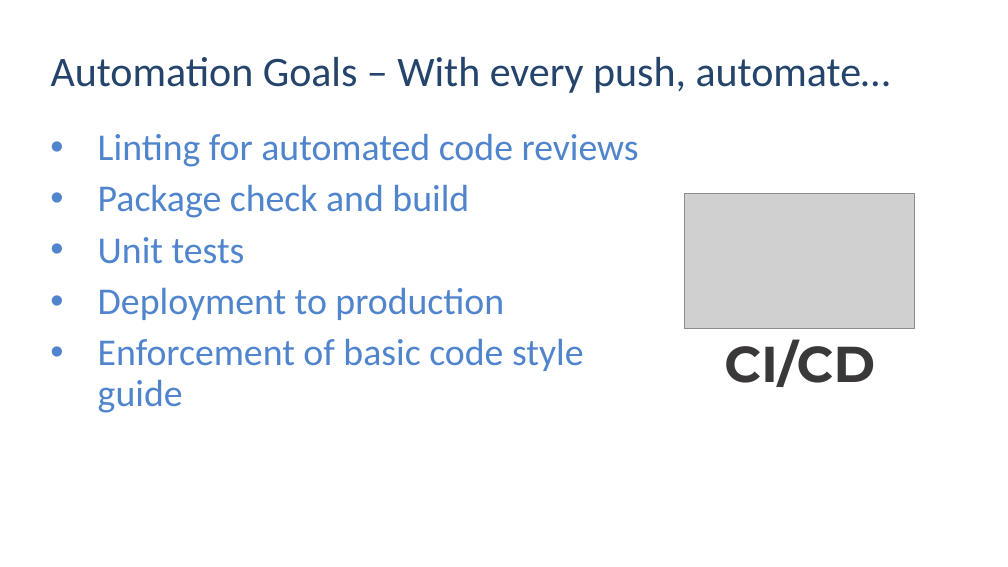
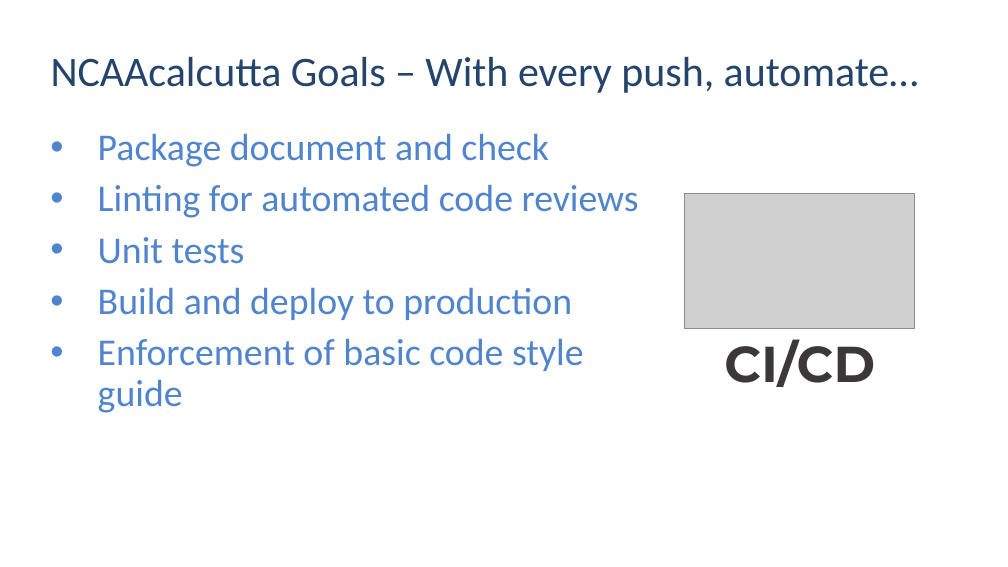
Before and after one commit to slc-rug/2022-11-02-bitbucket-and-r, a slide deck: slide 8 of Bitbucket with R.pptx. Drawn at 1008x567 pixels with LibreOffice and Linux fonts; fonts in the diff are those of the drawing; grey boxes stand for pictures; background and template pictures are left out. Boxes give left, top, right and bottom in pixels: in the first picture for what was removed or moved away, otherwise in the second. Text is boxed around its words. In the diff, an @@ line names an element or a change of style, - is before the commit and + after.

Commit message:
changes to draft ppt.

```diff
--- a/Bitbucket with R.pptx
+++ b/Bitbucket with R.pptx
@@ title at (x1=51, y1=57, x2=919, y2=93): text changed @@
-Automation Goals – With every push, automate…
+NCAAcalcutta Goals – With every push, automate…
@@ text at (x1=98, y1=133, x2=549, y2=167): paragraph added @@
+• Package document and check
@@ text at (x1=98, y1=184, x2=469, y2=218): paragraph removed @@
-• Package check and build
@@ text at (x1=98, y1=287, x2=572, y2=320): text changed @@
-• Deployment to production
+• Build and deploy to production
```
Also in this commit, not shown: 9 other slides changed, 2 slides added.
